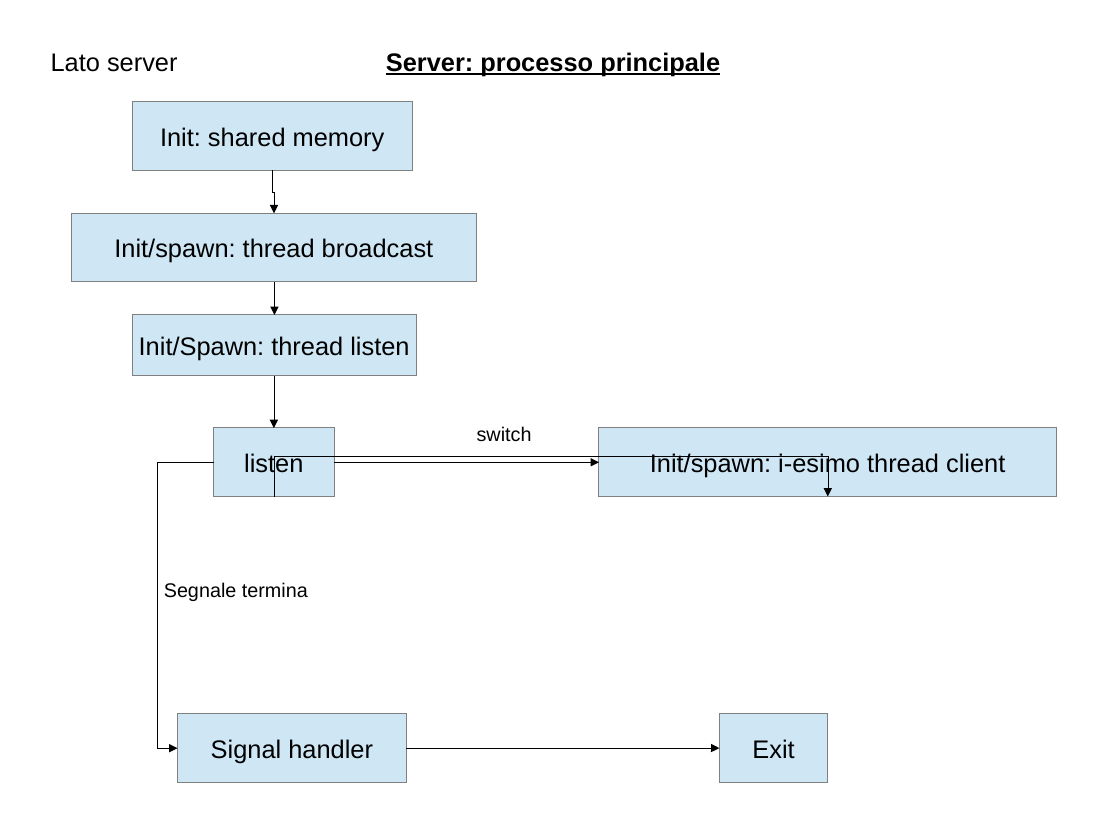
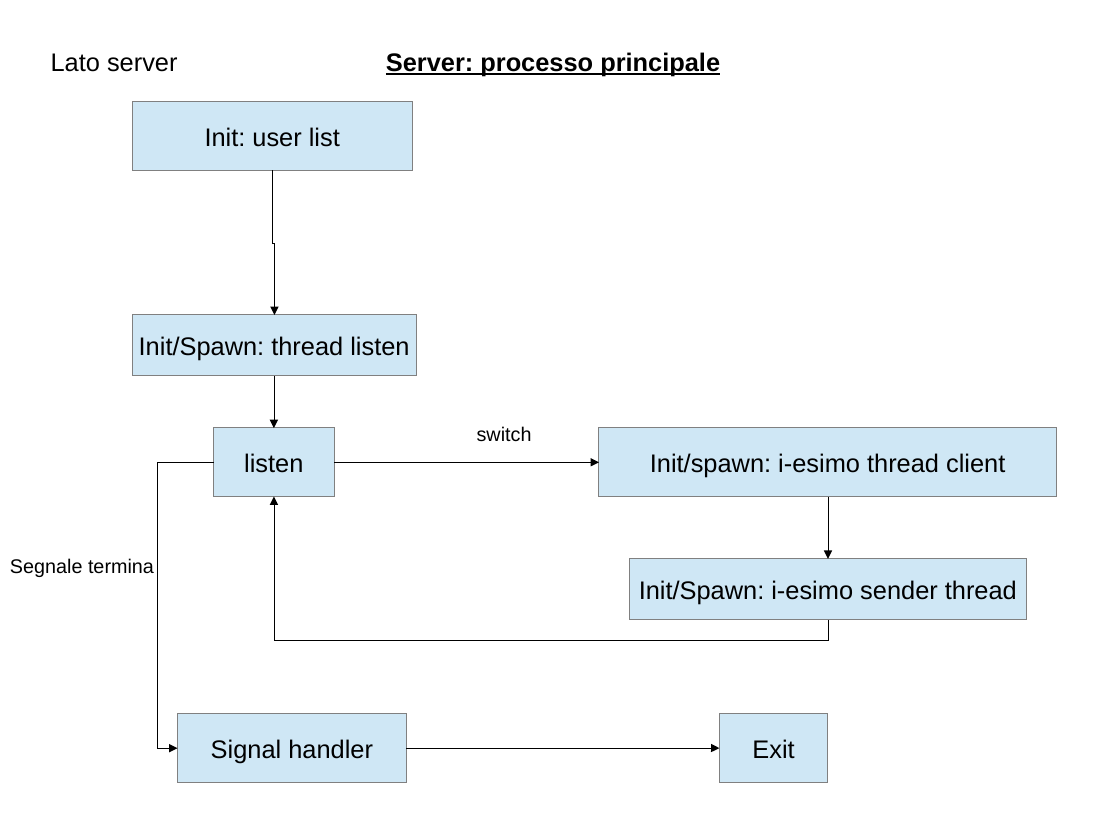
Before and after one commit to polyc/talk-service, a slide deck: slide 2 of SO_projectDiagram.odp. Drawn at 1120x840 pixels with LibreOffice and Linux fonts; fonts in the diff are those of the drawing. Boxes give left, top, right and bottom in pixels: in the first picture for what was removed or moved away, otherwise in the second. Text is boxed around its words. In the diff, an @@ line names an element or a change of style, - is before the commit and + after.

Commit message:
modifica alla parte di invio della lista utenti non piu in udp ma in tcp con un thread per ogni client connesso

```diff
--- a/SO_projectDiagram.odp
+++ b/SO_projectDiagram.odp
@@ text in rectangle at (x1=205, y1=127, x2=340, y2=147): text changed @@
-Init: shared memory
+Init: user list
@@ elbow arrow moved from (272, 171) - (274, 213) to (272, 171) - (274, 315) @@
@@ elbow arrow removed from (274, 282) to (274, 315) @@
@@ elbow arrow moved from (274, 497) - (828, 497) to (828, 620) - (274, 497) @@
@@ elbow arrow added from (828, 497) to (828, 559), #000000 0 pt @@
@@ text "Segnale termina" moved from (x1=164, y1=582, x2=308, y2=601) to (x1=10, y1=558, x2=154, y2=577) @@
@@ rectangle "Init/Spawn: i-esimo sender thread" resized from (x1=71, y1=213, x2=477, y2=283) to (x1=630, y1=559, x2=1026, y2=620) @@
@@ text in rectangle at (x1=639, y1=580, x2=1017, y2=604): text changed @@
-Init/spawn: thread broadcast
+Init/Spawn: i-esimo sender thread
```
Also in this commit, not shown: 5 other slides changed, 4 slides added, 2 slides removed.
